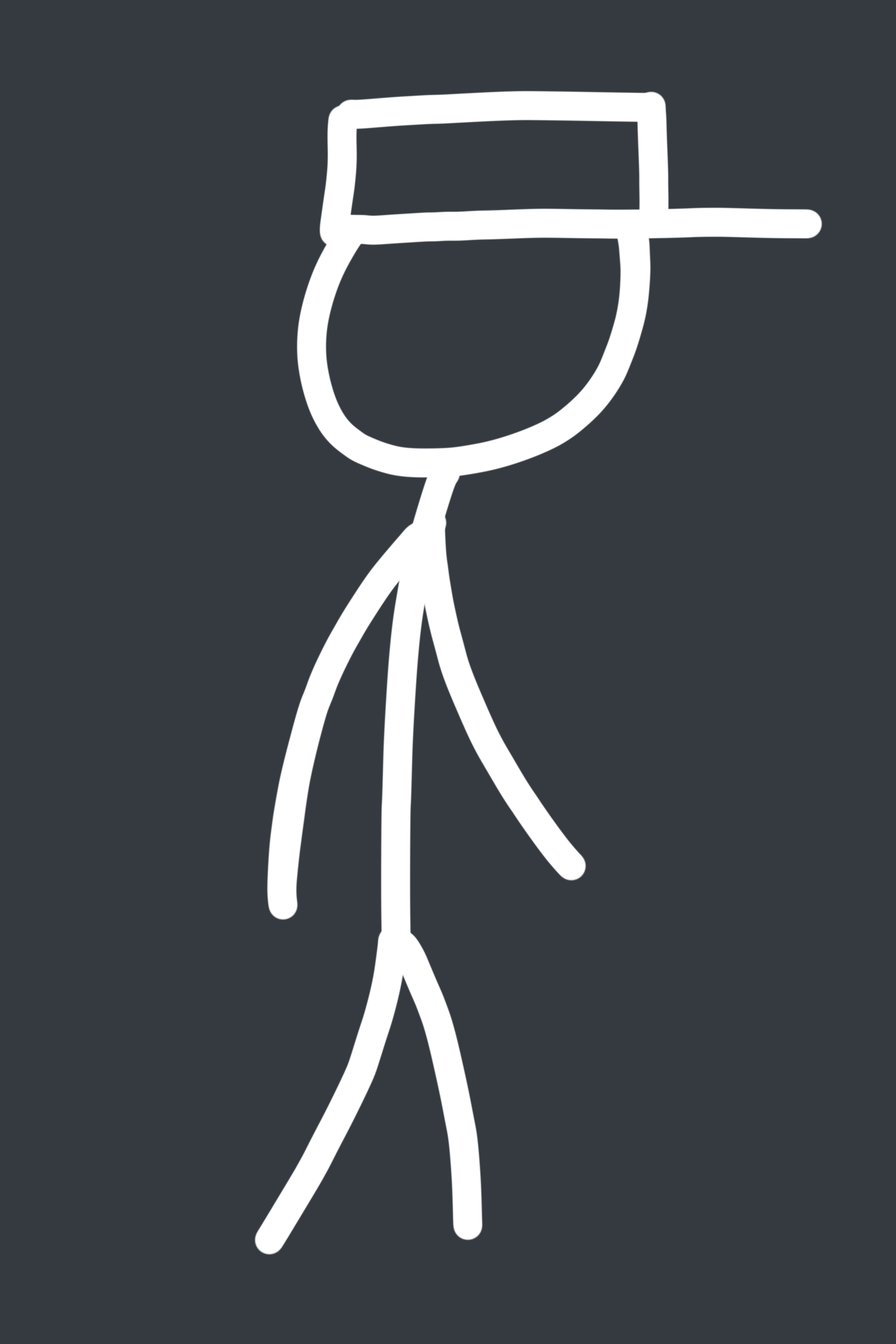
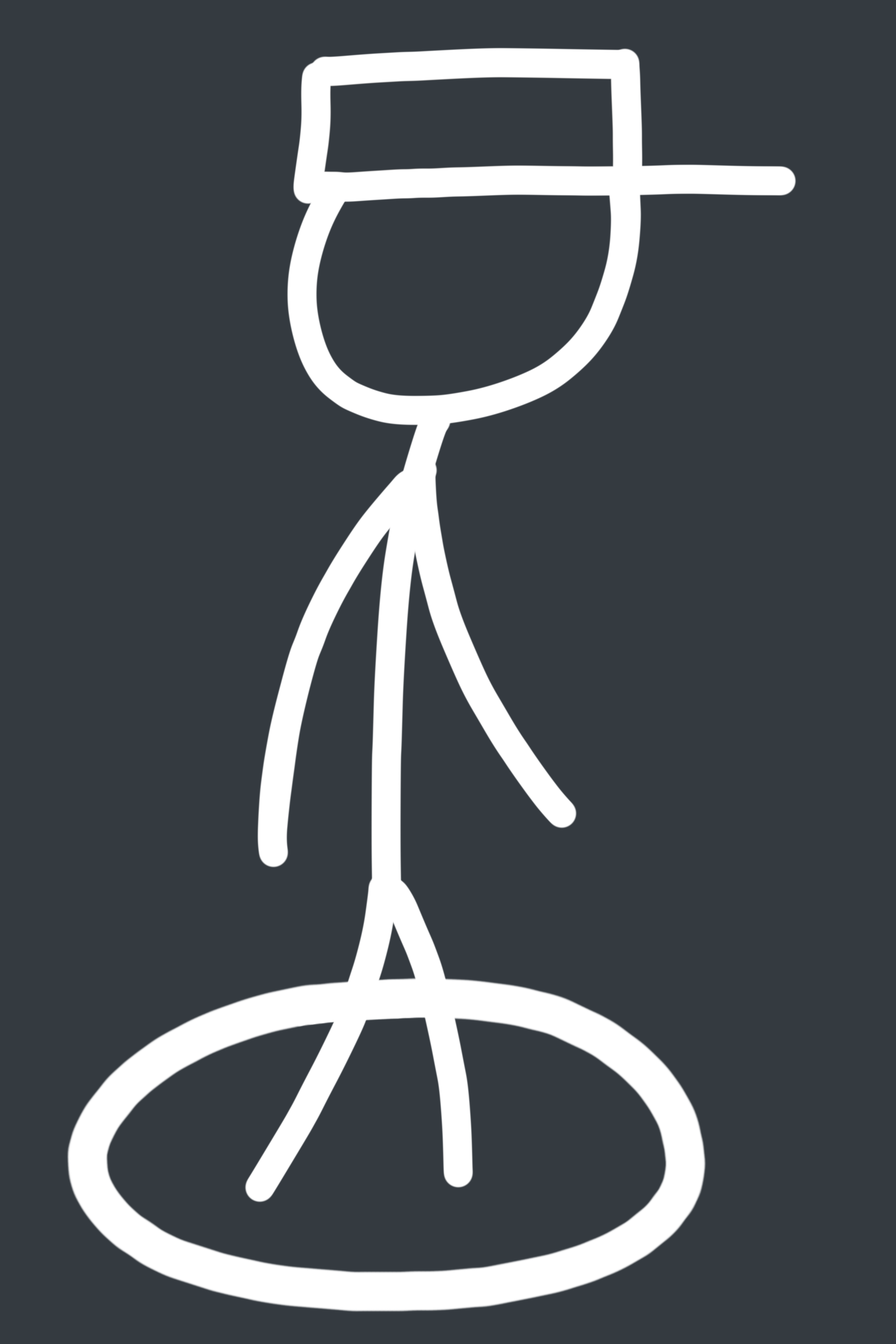
Two versions of the same layered image (896x1344). Layer-by-layer changes:
removed layer "hat" over [318,89,823,248]
renamed "hat 2" to "hat", painted on it over [292,47,797,229]
painted on "stickman" over [244,61,652,1256]
added layer "selection 1" above "background" over [66,976,707,1312]
